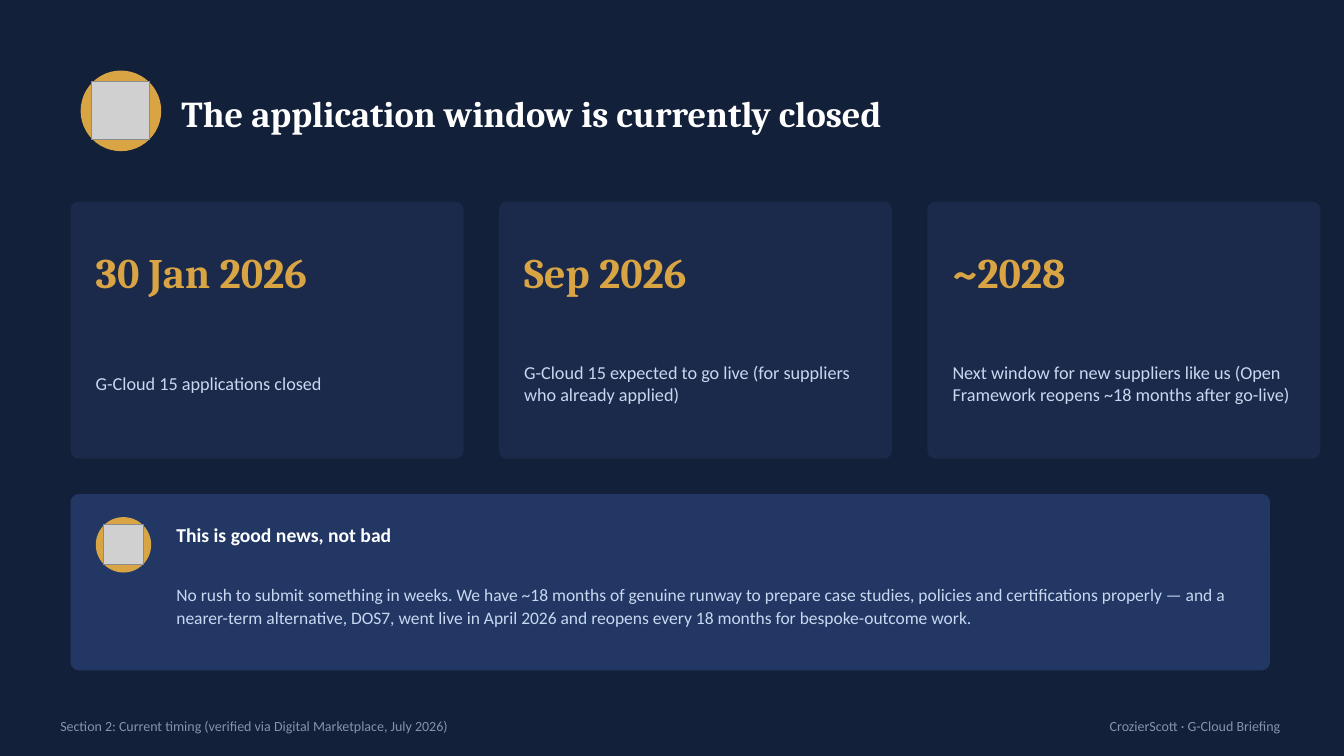
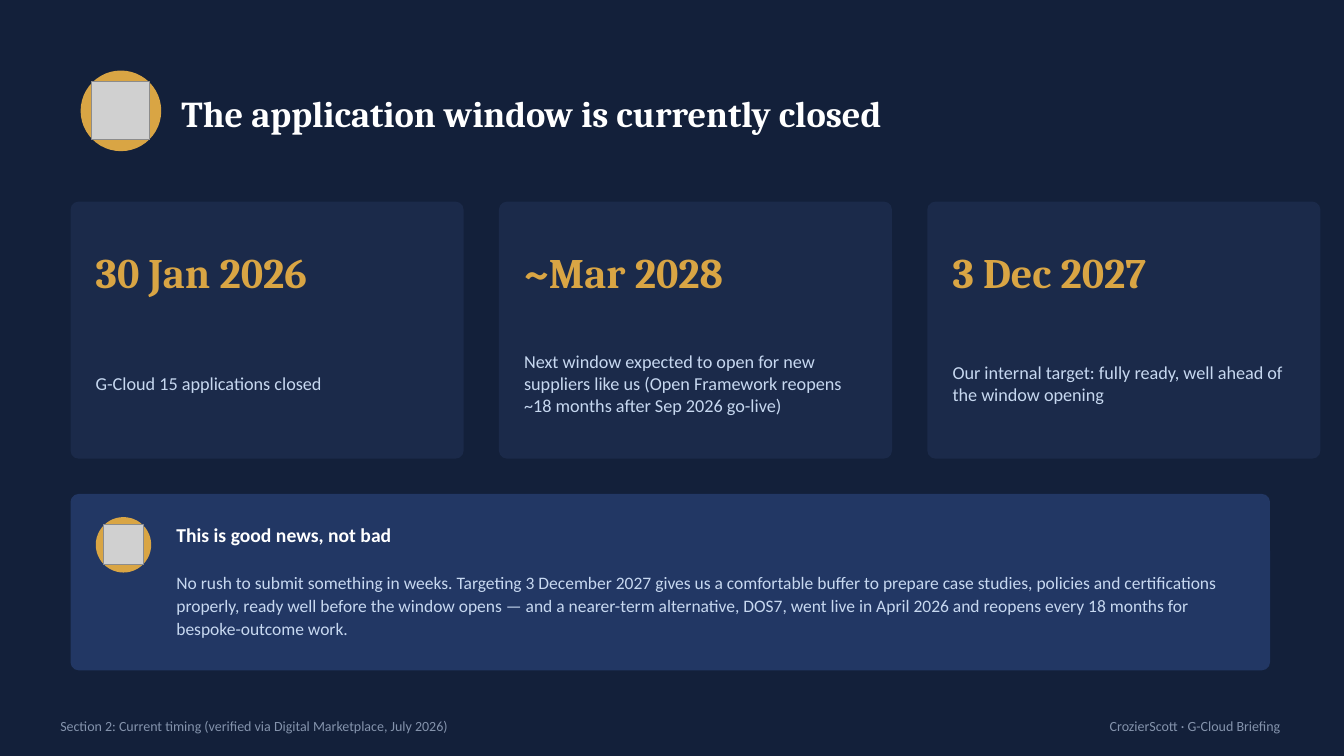
Before and after one commit to eddiemck/G-Cloud, a slide deck: slide 4 of g-cloud-briefing.pptx. Drawn at 1344x756 pixels with LibreOffice and Linux fonts; fonts in the diff are those of the drawing; grey boxes stand for pictures. Boxes give left, top, right and bottom in pixels: in the first picture for what was removed or moved away, otherwise in the second. Text is boxed around its words. In the diff, an @@ line names an element or a change of style, - is before the commit and + after.

Commit message:
Set 3 Dec 2027 as G-Cloud 15 readiness target

```diff
--- a/g-cloud-briefing.pptx
+++ b/g-cloud-briefing.pptx
@@ text at (524,259,723,289): text changed @@
-Sep 2026
+~Mar 2028
@@ text at (953,259,1147,289): text changed @@
-~2028
+3 Dec 2027
@@ text at (524,355,842,415): text changed @@
-G-Cloud 15 expected to go live (for suppliers who already applied)
+Next window expected to open for new suppliers like us (Open Framework reopens ~18 months after Sep 2026 go-live)
@@ text at (953,366,1282,404): text changed @@
-Next window for new suppliers like us (Open Framework reopens ~18 months after go-live)
+Our internal target: fully ready, well ahead of the window opening
@@ text at (176,577,1216,638): text changed @@
-No rush to submit something in weeks. We have ~18 months of genuine runway to prepare case studies, policies and certifications properly — and a nearer-term alternative, DOS7, went live in April 2026 and reopens every 18 months for bespoke-outcome work.
+No rush to submit something in weeks. Targeting 3 December 2027 gives us a comfortable buffer to prepare case studies, policies and certifications properly, ready well before the window opens — and a nearer-term alternative, DOS7, went live in April 2026 and reopens every 18 months for bespoke-outcome work.
```
Also in this commit, not shown: 2 other slides changed.
